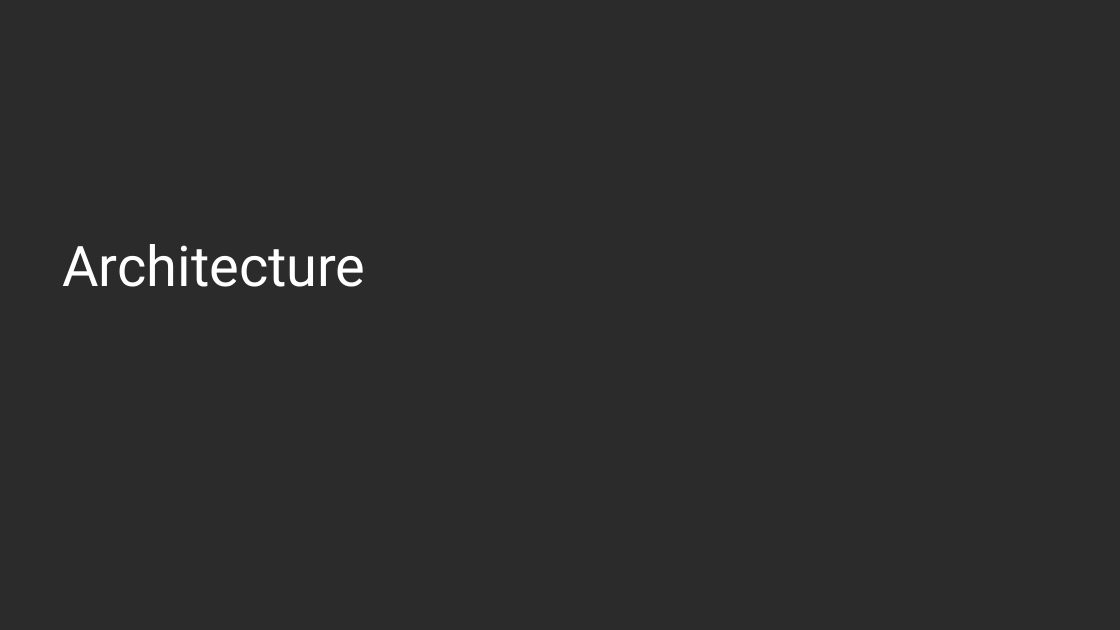
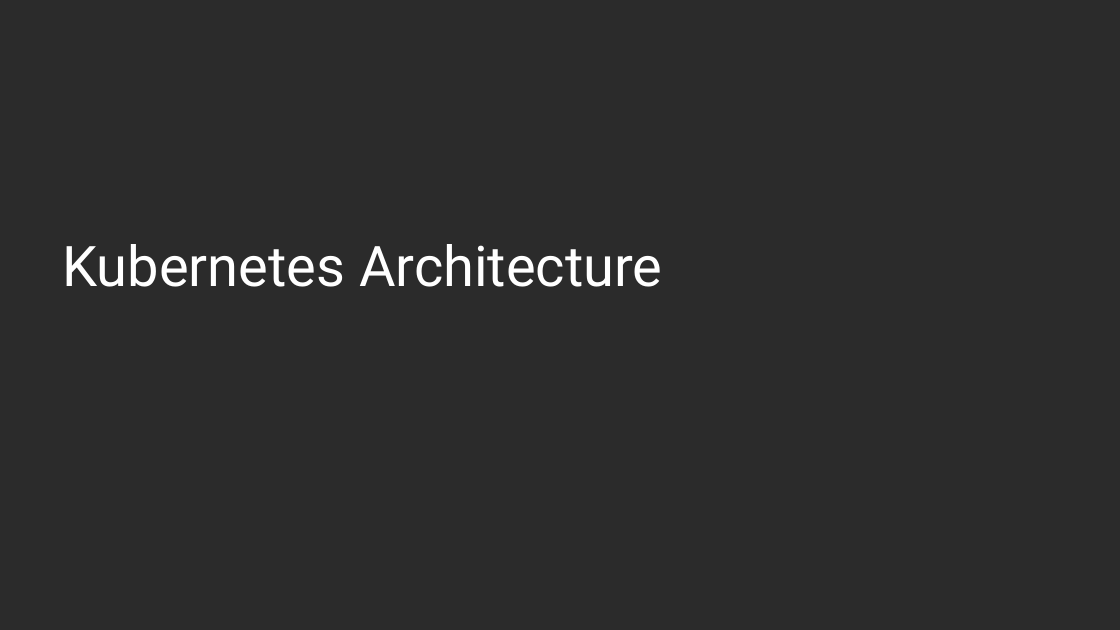
Before and after one commit to tungvt-my-personal-project/learn-kubernetes, a slide deck: slide 19 of slide-dao-tao/Kubernetes-cho-người-mới-bắt-đầu.pptx (slide 15 before the commit). Drawn at 1120x630 pixels with LibreOffice and Linux fonts; fonts in the diff are those of the drawing; background and template pictures are left out; a plain dark background stands for a picture behind light text. Boxes give left, top, right and bottom in pixels: in the first picture for what was removed or moved away, otherwise in the second. Text is boxed around its words. In the diff, an @@ line names an element or a change of style, - is before the commit and + after.

Commit message:
add kubernetes architecture example

```diff
--- a/slide-dao-tao/Kubernetes-cho-người-mới-bắt-đầu.pptx
+++ b/slide-dao-tao/Kubernetes-cho-người-mới-bắt-đầu.pptx
@@ title at (62,244,662,287): text changed @@
-Architecture
+Kubernetes Architecture
```
Also in this commit, not shown: 7 other slides changed, 9 slides added.
